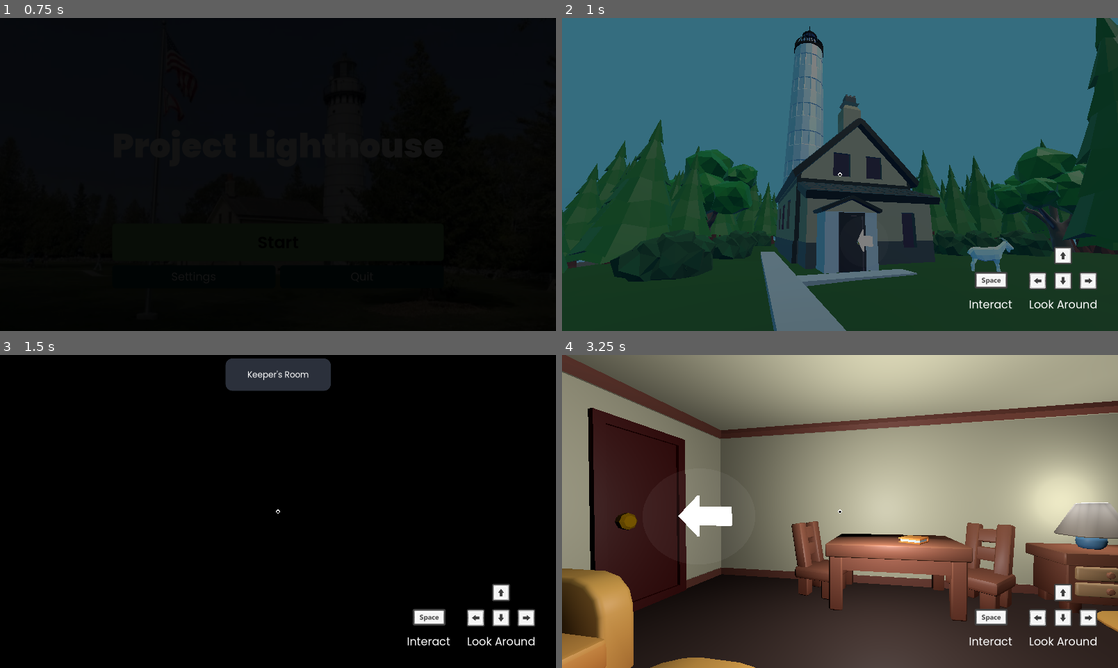
Above: before the commit, frames 1-4 (two rows, left to right).
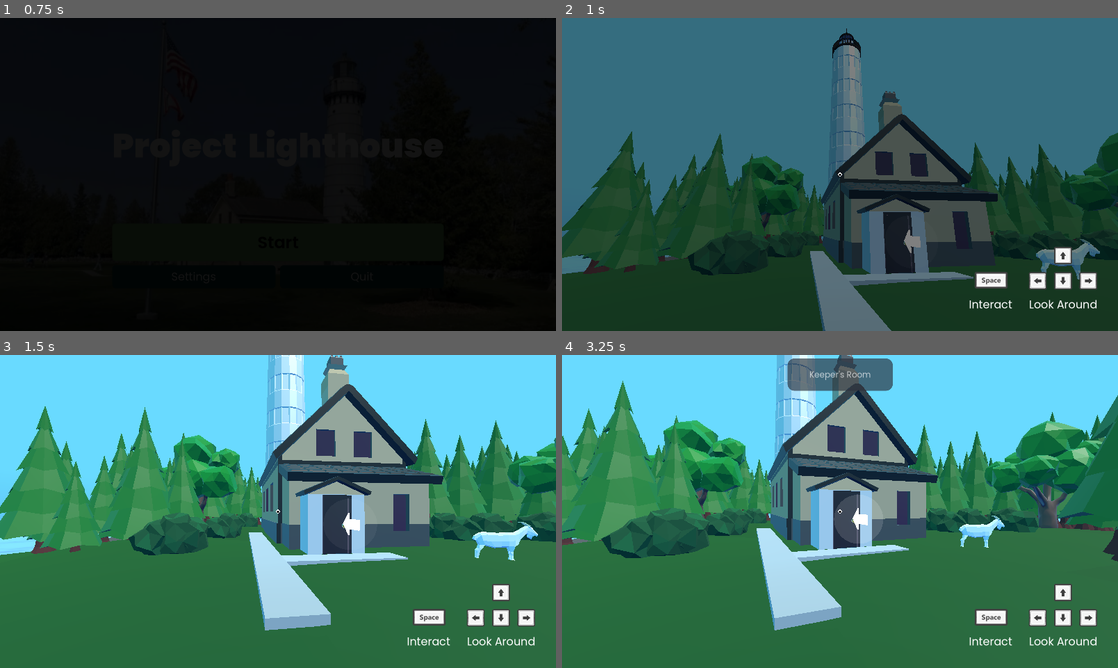
Above: after the commit, the same moments.

Repository: Illuminate-Wisc/Lighthouse
Game: Godot game, scene res://src/scenes/main_menu/main_menu.tscn
Two runs of this game, one before a commit and one after it. Both use one fixed random seed, a clock stepped at 60 frames per second and the inputs below.
Inputs:
- Up to frame 1 (0.75 s): click "Start" at 0.5 s
- Up to frame 2 (1 s): no input
- Up to frame 3 (1.5 s): tap Enter (ui_accept) at 1.25 s; hold S (look_down) from 1.28 s (still down)
- Up to frame 4 (3.25 s): tap Enter (ui_accept) at 1.52, 2.27 s; release S (look_down) at 2.03 s; tap A (look_left) at 2.1 s; hold D (look_right) from 2.78 s (still down)

Frame 1 is identical in both runs. In frame 2, 27% of the frame differs, in the area x 0-100%, y 0-100%; in frame 3, 99%; in frame 4, 98%.

Commit message:
change camera position

Diff:
--- a/src/scenes/rooms/LighthouseTowerInterior.tscn
+++ b/src/scenes/rooms/LighthouseTowerInterior.tscn
@@ -44,7 +44,7 @@
 surface_material_override/0 = SubResource("StandardMaterial3D_w5qnw")
 
 [node name="Player" parent="." instance=ExtResource("2_g8mdv")]
-transform = Transform3D(1, 0, 0, 0, 1, 0, 0, 0, 1, 0, 1.891, 0)
+transform = Transform3D(0.951057, 0, -0.309017, 0, 1, 0, 0.309017, 0, 0.951057, 0, 1.891, 0)
 
 [node name="OmniLight3D2" type="OmniLight3D" parent="."]
 transform = Transform3D(1, 0, 0, 0, 1, 0, 0, 0, 1, 0, 11.0094, 0)
--- a/src/scenes/world/world.tscn
+++ b/src/scenes/world/world.tscn
@@ -137,7 +137,7 @@
 transform = Transform3D(-0.464249, 0, -0.185668, 0, 0.5, 0, 0.185668, 0, -0.464249, -8.93814, -1.90735e-06, 21.4273)
 
 [node name="Player" parent="." instance=ExtResource("4_iml0i")]
-transform = Transform3D(0.939693, -0.116978, -0.321394, 0, 0.939693, -0.34202, 0.34202, 0.321394, 0.883022, -6.73736, 0, 12.9857)
+transform = Transform3D(0.989273, -0.0499634, -0.137273, 0, 0.939693, -0.34202, 0.146083, 0.338351, 0.929612, -6.73736, 0, 12.9857)
 
 [node name="Land2" parent="." instance=ExtResource("8_niq16")]
 transform = Transform3D(-3.49691e-08, 0, 0.8, 0, 0.5, 0, -0.8, 0, -3.49691e-08, -3.14266, -3.28168, 28.3784)
